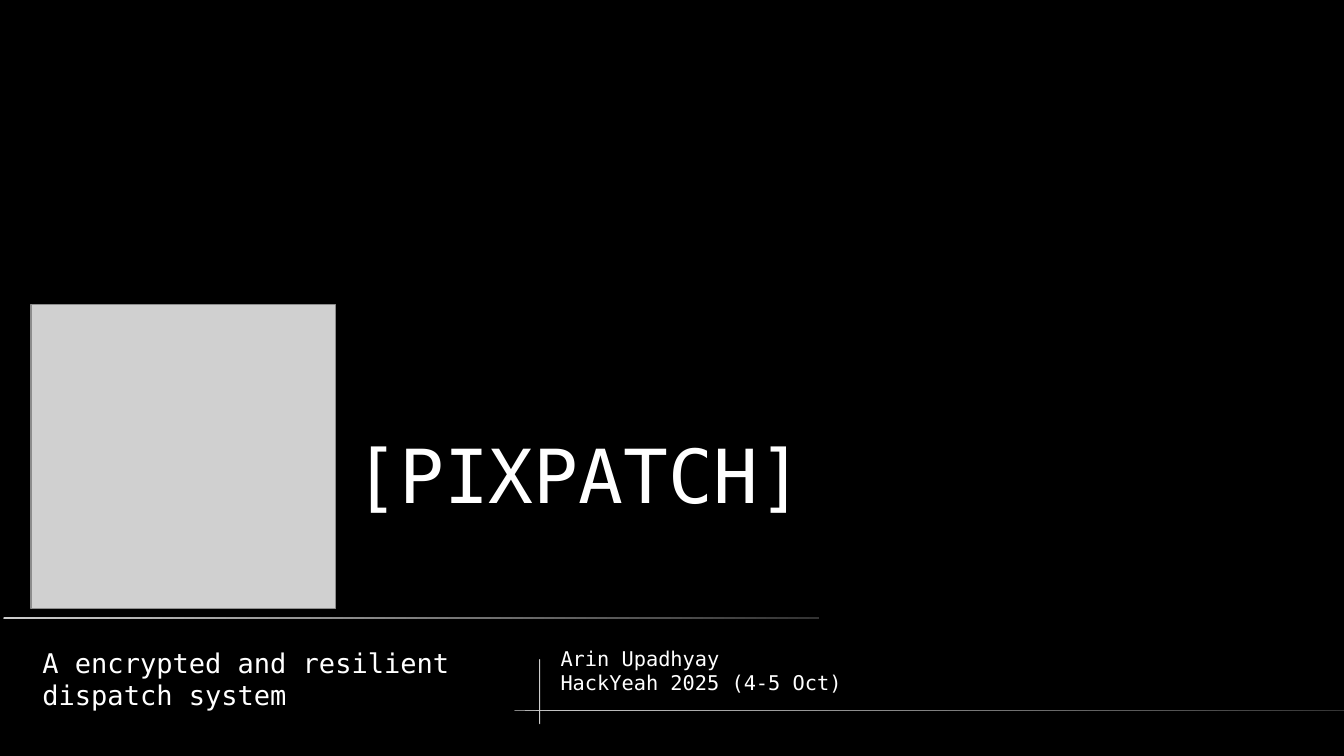
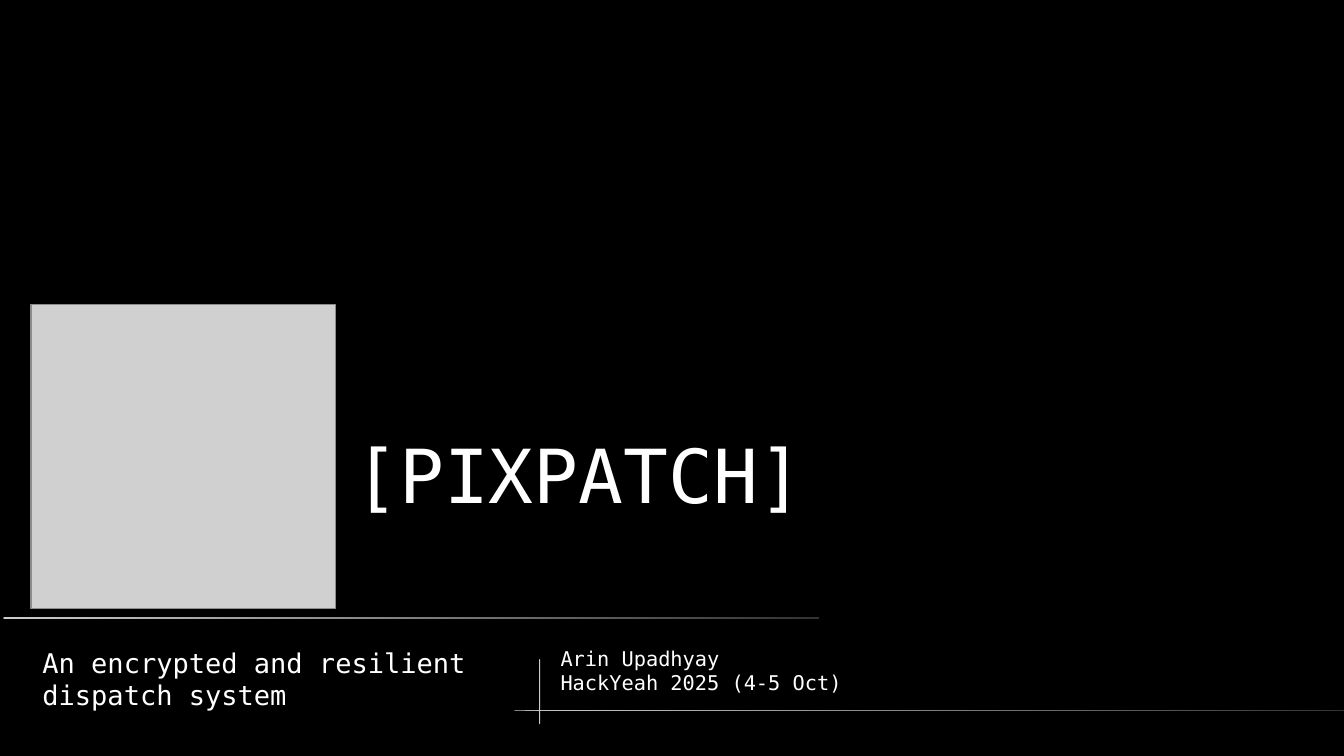
Before and after one commit to shinymonitor/hackyeah, a slide deck: slide 1 of presentation.odp. Drawn at 1344x756 pixels with LibreOffice and Linux fonts; fonts in the diff are those of the drawing; grey boxes stand for pictures. Boxes give left, top, right and bottom in pixels: in the first picture for what was removed or moved away, otherwise in the second. Text is boxed around its words. In the diff, an @@ line names an element or a change of style, - is before the commit and + after.

```diff
--- a/presentation.odp
+++ b/presentation.odp
@@ text at [42,652,465,710]: text changed @@
-A encrypted and resilient dispatch system
+An encrypted and resilient dispatch system
```
Also in this commit, not shown: 6 other slides changed, 2 other files.
